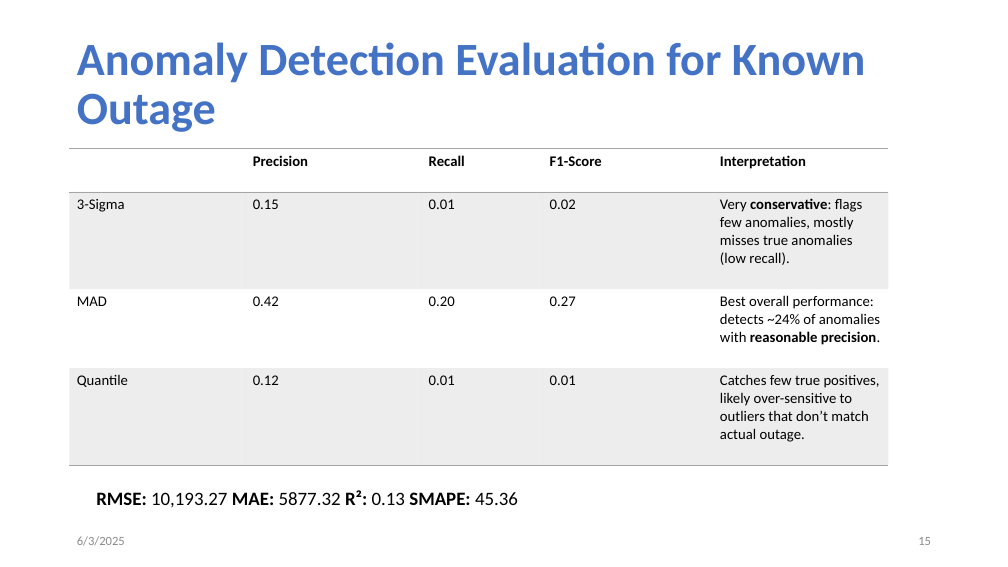
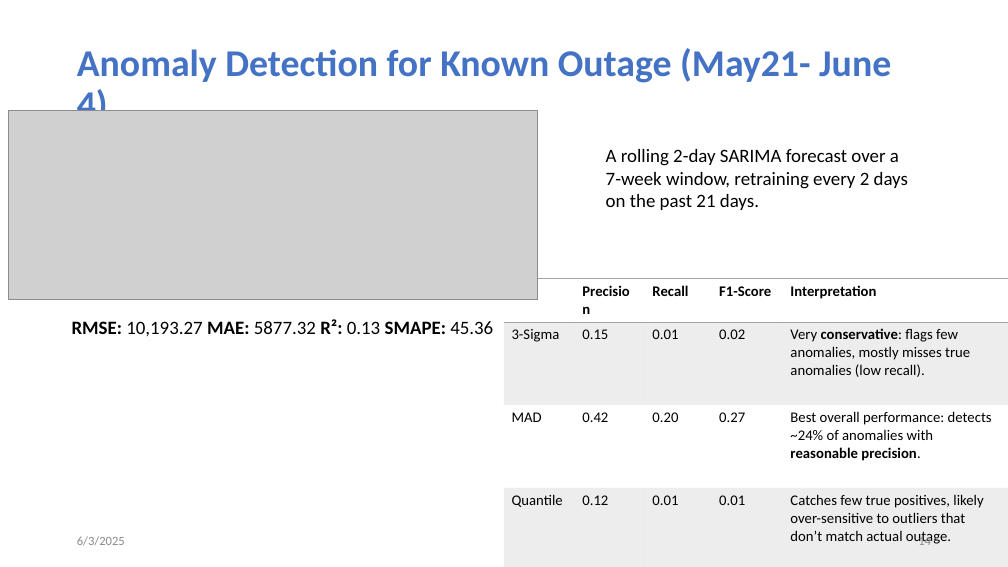
Before and after one commit to tanjilaahmed2/cesnet-anomaly-detection, a slide deck: slide 14 of LBNL Panel Interview_Tanjila.pptm (slide 15 before the commit). Drawn at 1008x567 pixels with LibreOffice and Linux fonts; fonts in the diff are those of the drawing; grey boxes stand for pictures. Boxes give left, top, right and bottom in pixels: in the first picture for what was removed or moved away, otherwise in the second. Text is boxed around its words. In the diff, an @@ line names an element or a change of style, - is before the commit and + after.

```diff
--- a/LBNL Panel Interview_Tanjila.pptm
+++ b/LBNL Panel Interview_Tanjila.pptm
@@ title at [77,48,891,111]: text changed; size 44 to 36 pt @@
-Anomaly Detection Evaluation for Known Outage
+Anomaly Detection for Known Outage (May21- June 4)
@@ picture added at [9,111,538,300] @@
@@ text added at [606,149,908,210], 18 pt, text #000000 @@
+A rolling 2-day SARIMA forecast over a 7-week window, retraining every 2 days on the past 21 days.
@@ table: place and size @@
-table at [70,149,889,461]
+table at [504,278,1008,567]
@@ text "RMSE: 10,193.27 MAE: 5877.32 R²: ...": place and size @@
-text "RMSE: 10,193.27 MAE: 5877.32 R²: ..." at [96,490,518,507]
+text "RMSE: 10,193.27 MAE: 5877.32 R²: ..." at [72,319,493,336]
@@ page number at [918,535,931,545]: text changed @@
-15
+14
```
Also in this commit, not shown: 8 other slides changed, 1 slide removed.
